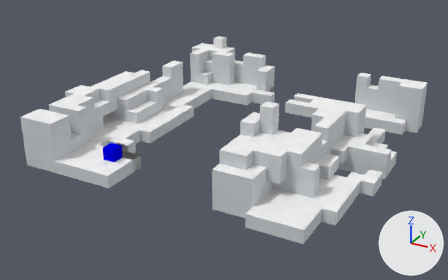
One commit to the Blender file Kursach/training-patch/training2.blend: the scene before it, then after it.
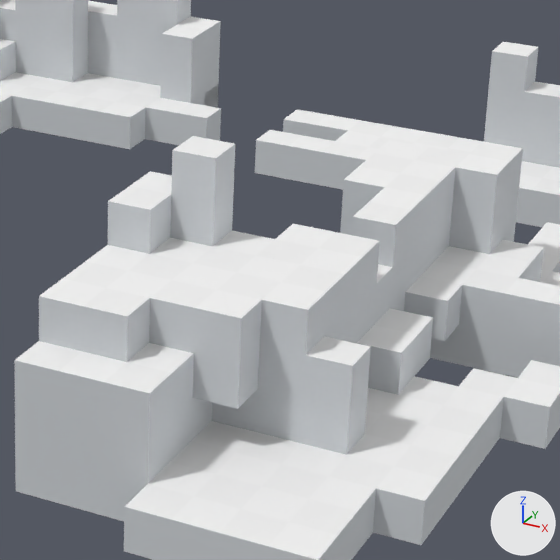
Old and new are each drawn whole from a 50 mm camera at (36.33, -30.71, 21.15) aimed at (13.46, 10.88, 0.35) and again close up on the part from 46% to 84% of the width and 21% to 82% of the height. Every picture has the same lights, and +X, +Y and +Z are marked at lower right.

The first close-up shows 'Group#1.015', 'Group#1.016', 'Group#1.018', 'Group#1.020', 'Group#1.021', 'Group#1.027', 'Group#1.041', 'Group#10.001', 'Group#12', 'Group#2.022', 'Group#2.028', 'Group#2.036', 'Group#3.052', 'Group#5.060', 'Group#5.064', 'Group#6.018', 'Group#6.019', 'Group#6.020', 'Group#6.021', 'Group#6.022'.
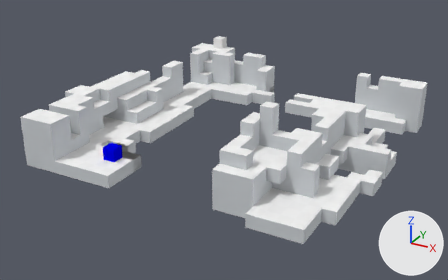
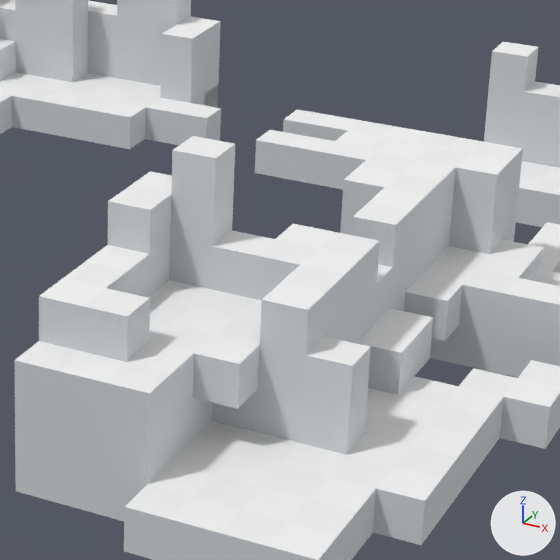
Changed parts and their boxes [x1, y1, x2, y2] in the close-ups (560 x 560 px):
'Group#1.041', deleted: before [194, 290, 262, 364]
'Group#6.021', deleted: before [149, 280, 216, 353]
'Group#6.020', deleted: before [217, 272, 281, 300]
'Group#1.015', deleted: before [107, 271, 171, 298]
'Group#1.021', deleted: before [173, 263, 236, 290]
'Group#1.027', deleted: before [237, 256, 299, 282]
'Group#6.019', deleted: before [128, 254, 192, 280]
'Group#6.022', deleted: before [193, 247, 256, 272]
'Group#1.016', deleted: before [150, 238, 213, 263]
'Group#1.025', unchanged, uncovered by the edit: before [213, 231, 274, 255]; after [211, 231, 274, 299]

Patch to the scene script:
```diff
--- a/Kursach/training-patch/training2.blend.py
+++ b/Kursach/training-patch/training2.blend.py
@@ ob_group_1_041 @@
-ob_group_1_041 = bpy.data.objects.new('Group#1.041', me_group_1)
-ob_group_1_041.location = (22.0, 3.0, 3.0)
-ob_group_1_041.rotation_euler = (3.142, 0.0, 0.0)  # degrees (180, 0, 0)
-ob_group_1_041.scale = (-1.0, -1.0, -1.0)
@@ ob_group_1_027 @@
-ob_group_1_027 = bpy.data.objects.new('Group#1.027', me_group_1)
-ob_group_1_027.location = (22.0, 5.0, 3.0)
-ob_group_1_027.rotation_euler = (3.142, 0.0, 0.0)  # degrees (180, 0, 0)
-ob_group_1_027.scale = (-1.0, -1.0, -1.0)
@@ ob_group_6_022 @@
-ob_group_6_022 = bpy.data.objects.new('Group#6.022', me_group_6)
-ob_group_6_022.location = (21.0, 5.0, 3.0)
-ob_group_6_022.rotation_euler = (3.142, 0.0, 0.0)  # degrees (180, 0, 0)
-ob_group_6_022.scale = (-1.0, -1.0, -1.0)
@@ ob_group_1_021 @@
-ob_group_1_021 = bpy.data.objects.new('Group#1.021', me_group_1)
-ob_group_1_021.location = (21.0, 4.0, 3.0)
-ob_group_1_021.rotation_euler = (3.142, 0.0, 0.0)  # degrees (180, 0, 0)
-ob_group_1_021.scale = (-1.0, -1.0, -1.0)
@@ ob_group_6_021 @@
-ob_group_6_021 = bpy.data.objects.new('Group#6.021', me_group_6)
-ob_group_6_021.location = (21.0, 3.0, 3.0)
-ob_group_6_021.rotation_euler = (3.142, 0.0, 0.0)  # degrees (180, 0, 0)
-ob_group_6_021.scale = (-1.0, -1.0, -1.0)
@@ ob_group_6_020 @@
-ob_group_6_020 = bpy.data.objects.new('Group#6.020', me_group_6)
-ob_group_6_020.location = (22.0, 4.0, 3.0)
-ob_group_6_020.rotation_euler = (3.142, 0.0, 0.0)  # degrees (180, 0, 0)
-ob_group_6_020.scale = (-1.0, -1.0, -1.0)
@@ ob_group_6_019 @@
-ob_group_6_019 = bpy.data.objects.new('Group#6.019', me_group_6)
-ob_group_6_019.location = (20.0, 4.0, 3.0)
-ob_group_6_019.rotation_euler = (3.142, 0.0, 0.0)  # degrees (180, 0, 0)
-ob_group_6_019.scale = (-1.0, -1.0, -1.0)
@@ ob_group_1_016 @@
-ob_group_1_016 = bpy.data.objects.new('Group#1.016', me_group_1)
-ob_group_1_016.location = (20.0, 5.0, 3.0)
-ob_group_1_016.rotation_euler = (3.142, 0.0, 0.0)  # degrees (180, 0, 0)
-ob_group_1_016.scale = (-1.0, -1.0, -1.0)
@@ ob_group_1_015 @@
-ob_group_1_015 = bpy.data.objects.new('Group#1.015', me_group_1)
-ob_group_1_015.location = (20.0, 3.0, 3.0)
-ob_group_1_015.rotation_euler = (3.142, 0.0, 0.0)  # degrees (180, 0, 0)
-ob_group_1_015.scale = (-1.0, -1.0, -1.0)
```
